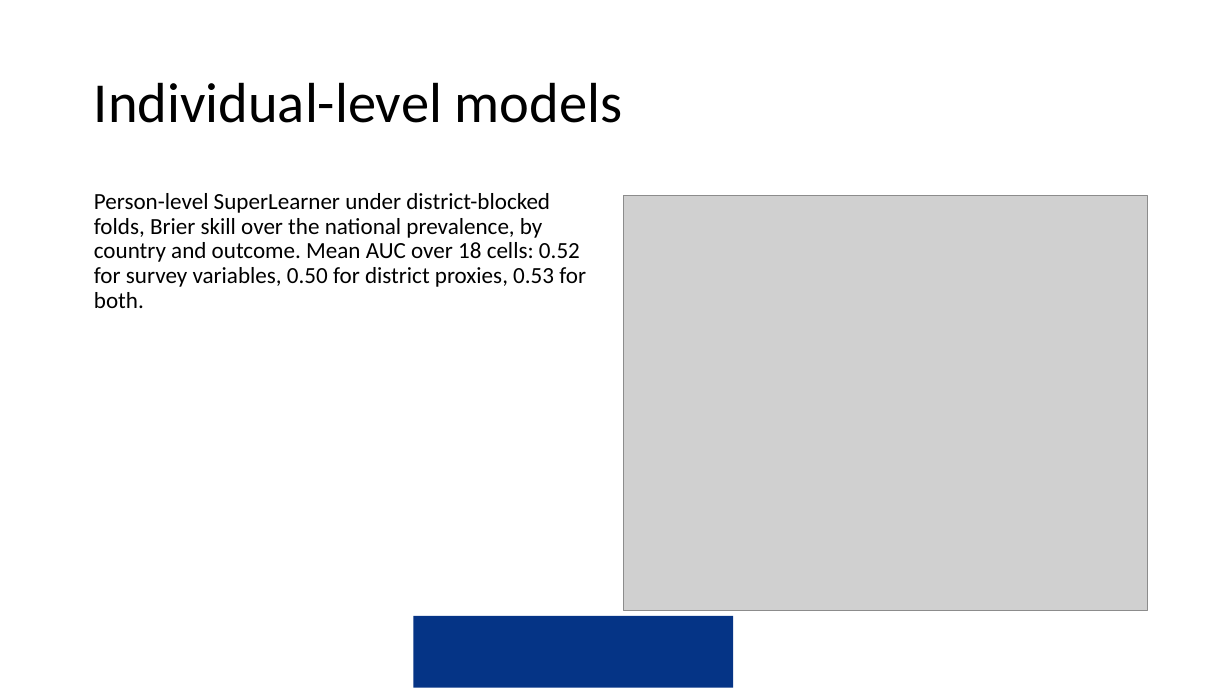
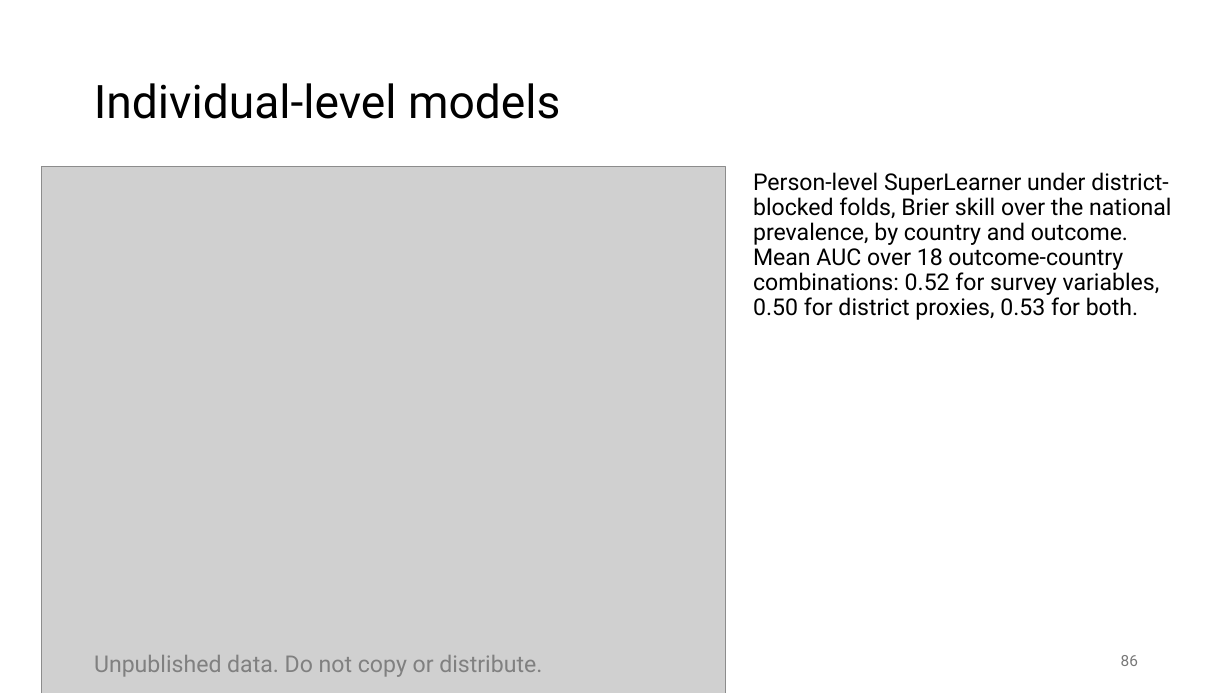
Before and after one commit to amertens/mn-prediction, a slide deck: slide 86 of docs/slides/MN-proxy-full-talk-2026-09.pptx (slide 93 before the commit). Drawn at 1232x693 pixels with LibreOffice and Linux fonts; fonts in the diff are those of the drawing; grey boxes stand for pictures; background and template pictures are left out. Boxes give left, top, right and bottom in pixels: in the first picture for what was removed or moved away, otherwise in the second. Text is boxed around its words. In the diff, an @@ line names an element or a change of style, - is before the commit and + after.

```diff
--- a/docs/slides/MN-proxy-full-talk-2026-09.pptx
+++ b/docs/slides/MN-proxy-full-talk-2026-09.pptx
@@ title "Individual-level models" at [94, 83, 560, 119]: size 44 to 36 pt, font Calibri to Roboto @@
@@ picture added at [42, 166, 726, 693] @@
@@ text at [753, 172, 1172, 320]: text changed; font Calibri to Roboto @@
-Person-level SuperLearner under district-blocked folds, Brier skill over the national prevalence, by country and outcome. Mean AUC over 18 cells: 0.52 for survey variables, 0.50 for district proxies, 0.53 for both.
+Person-level SuperLearner under district-blocked folds, Brier skill over the national prevalence, by country and outcome. Mean AUC over 18 outcome-country combinations: 0.52 for survey variables, 0.50 for district proxies, 0.53 for both.
@@ picture removed at [624, 195, 1148, 611] @@
@@ rectangle removed at [413, 616, 733, 689] @@
@@ text added at [94, 655, 542, 677], 18 pt, text #808080 @@
+Unpublished data. Do not copy or distribute.
@@ page number added at [1121, 655, 1138, 666], 12 pt, text #797979 @@
+86
```
Also in this commit, not shown: 68 other slides changed, 23 slides added, 30 slides removed, 22 other files.
